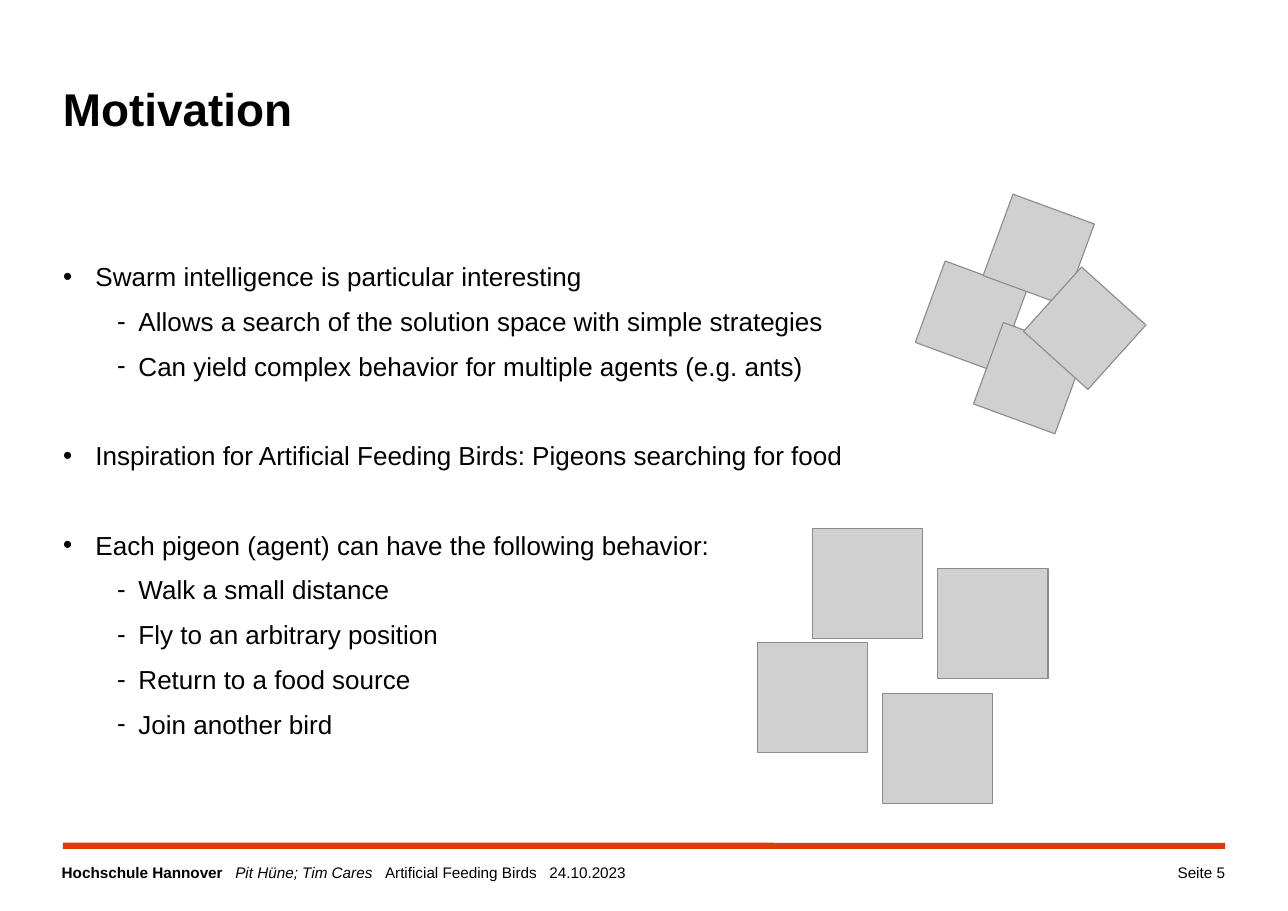
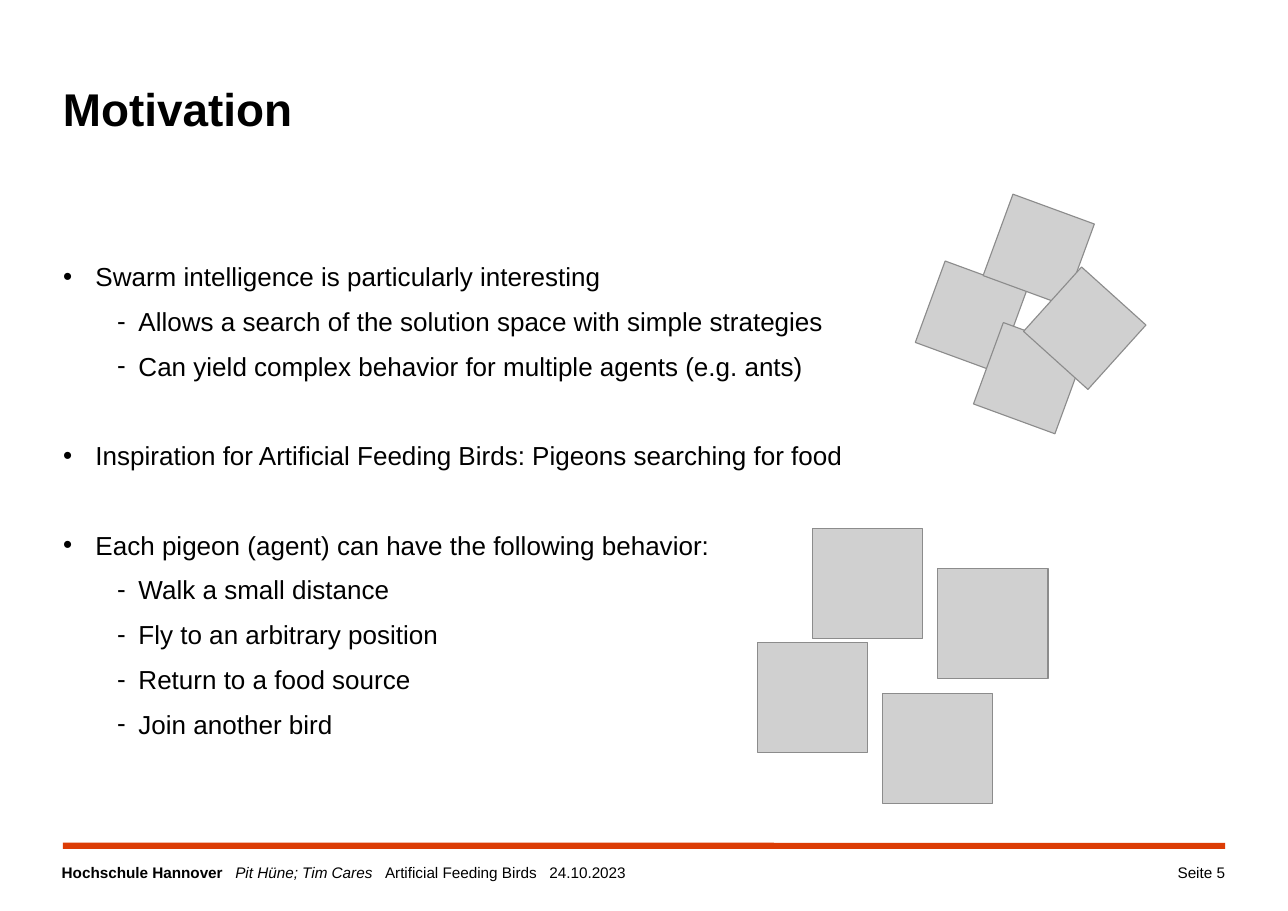
Before and after one commit to TimCares/AFB-Metaheuristic, a slide deck: slide 5 of doc/algorithm.pptx. Drawn at 1288x911 pixels with LibreOffice and Linux fonts; fonts in the diff are those of the drawing; grey boxes stand for pictures; background and template pictures are left out. Boxes give left, top, right and bottom in pixels: in the first picture for what was removed or moved away, otherwise in the second. Text is boxed around its words. In the diff, an @@ line names an element or a change of style, - is before the commit and + after.

```diff
--- a/doc/algorithm.pptx
+++ b/doc/algorithm.pptx
@@ text at box(95, 267, 600, 292): text changed @@
-  • Swarm intelligence is particular interesting
+  • Swarm intelligence is particularly interesting
```
Also in this commit, not shown: 1 other slide changed, 1 slide added, 1 slide removed.
